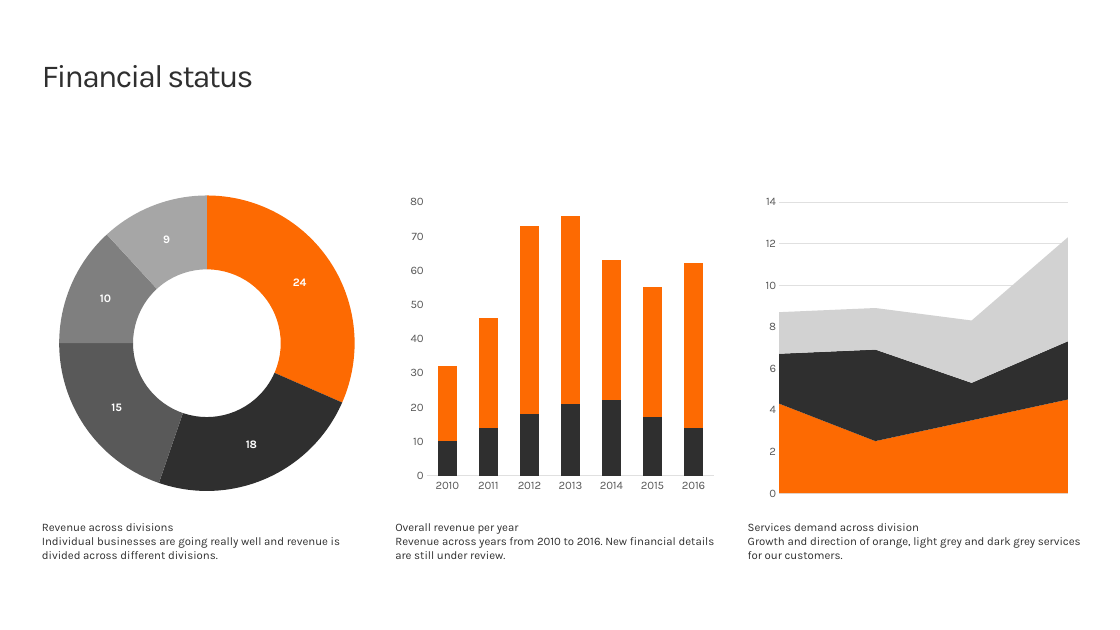
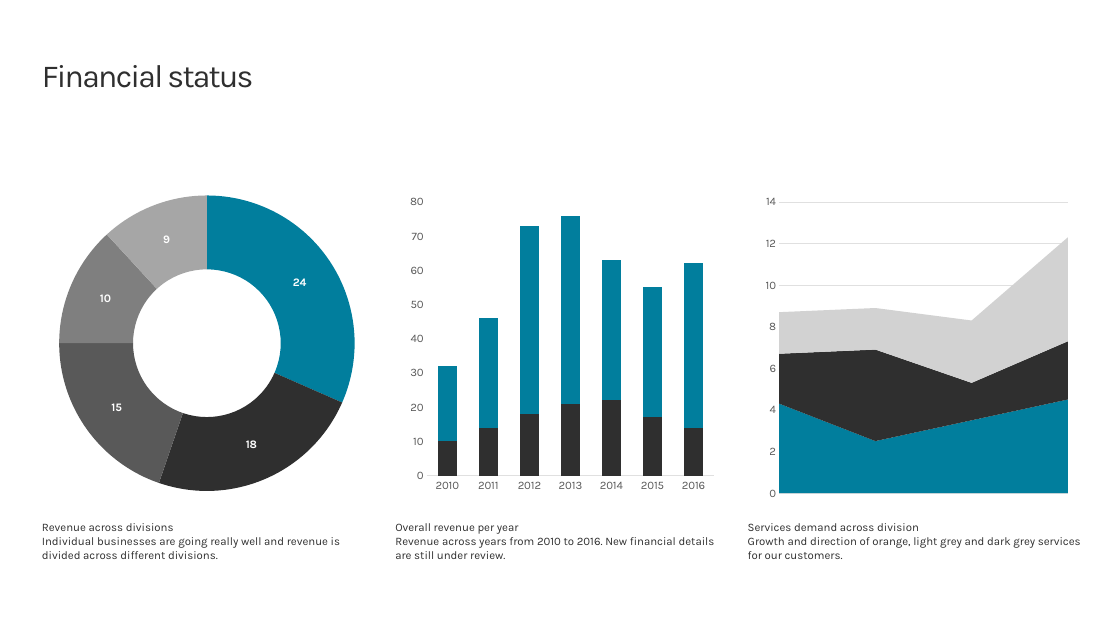
Before and after one commit to dnldpd623/SharePoint-starter-kit-solution, a slide deck: slide 3 of provisioning/hierarchy/resources/documents/Contoso_Report.pptx. Drawn at 1120x630 pixels with LibreOffice and Linux fonts; fonts in the diff are those of the drawing; background and template pictures are left out. Boxes give left, top, right and bottom in pixels: in the first picture for what was removed or moved away, otherwise in the second. Text is boxed around its words. In the diff, an @@ line names an element or a change of style, - is before the commit and + after.

```diff
--- a/provisioning/hierarchy/resources/documents/Contoso_Report.pptx
+++ b/provisioning/hierarchy/resources/documents/Contoso_Report.pptx
@@ doughnut chart at (42, 182, 375, 506) @@
@@ colours of single points changed @@
@@ column stacked chart at (395, 182, 726, 506) @@
@@ colour of Series 2 #FD6A02 to #017E9D @@
@@ area stacked chart at (748, 182, 1080, 506) @@
@@ colour of Series 1 #FD6A02 to #017E9D @@
```
Also in this commit, not shown: 5 other slides changed, 1 slide added, 1 other file.
